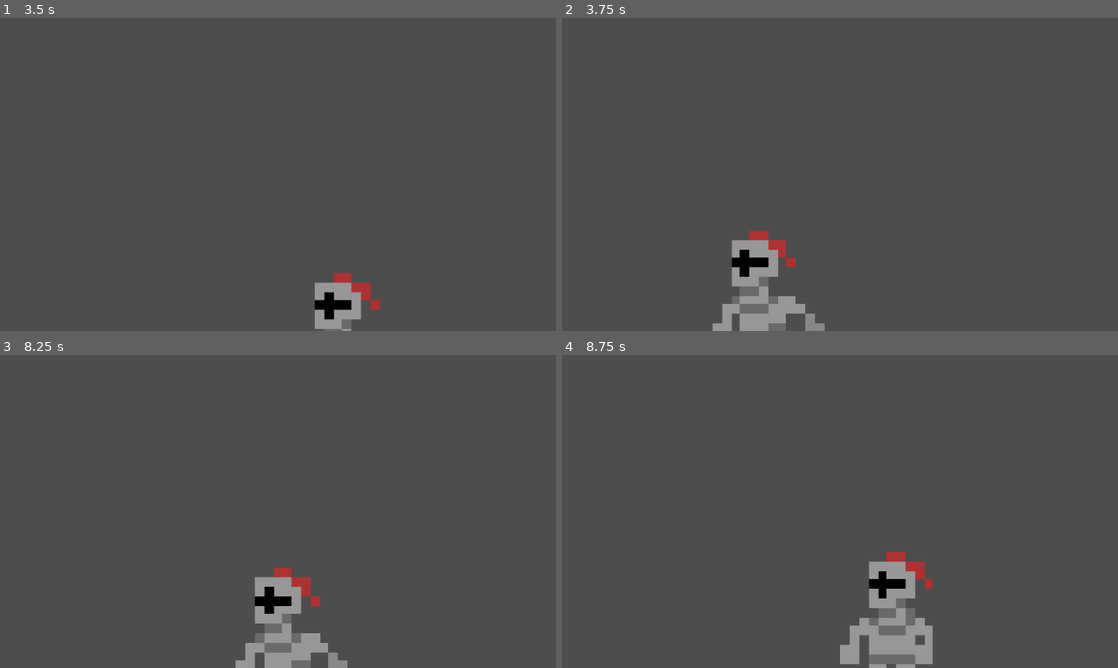
Above: before the commit, frames 1-4 (two rows, left to right).
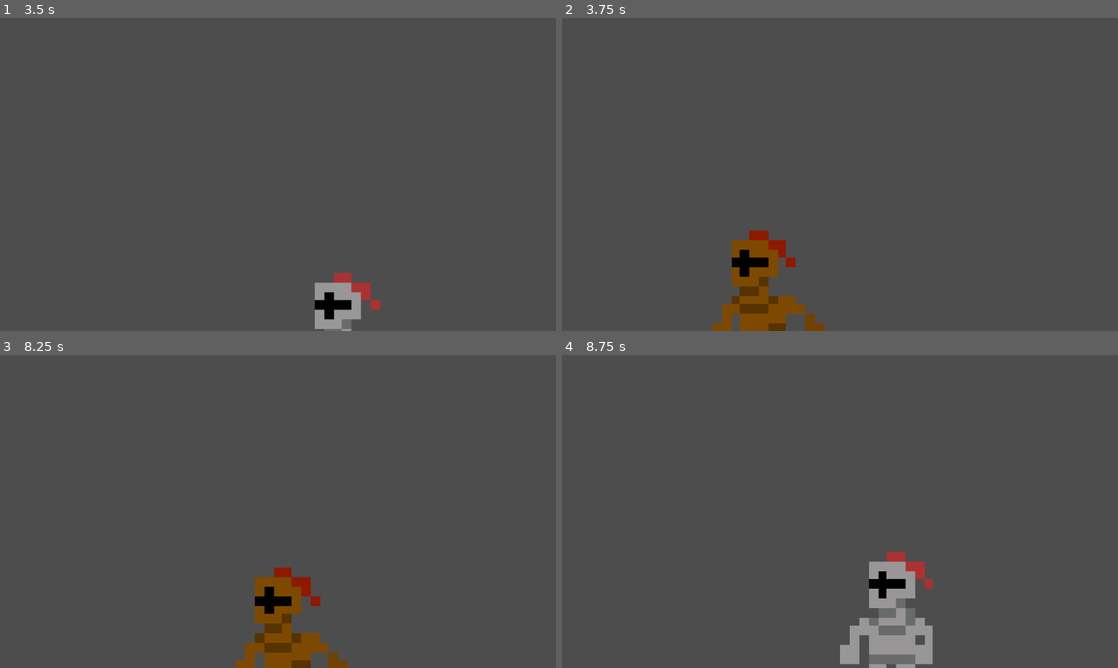
Above: after the commit, the same moments.

Repository: Owen-Harper25/Hollow-Clone
Game: Godot game, scene res://Scenes/main.tscn
The game is run twice, just before and just after one commit, with the same random seed, the same clock (stepped at 60 frames per second) and the same inputs. This scene is started directly instead of the project's main scene.
Inputs (mouse positions are in pixels of both pictures, inside the frame that each line leads up to):
- Up to frame 1 (3.5 s): move the mouse to (250, 237) at 0.52 s; hold D (right) 0.53-2.03 s; click (250, 237) at 0.6 s; tap W (jump) at 0.77, 1.52, 3.02 s; move the mouse to (444, 221) at 1.27 s; tap Space (dash) at 1.35 s; move the mouse to (111, 127) at 2.02 s; hold A (left) from 2.03 s (still down); tap Shift (sprint) at 2.1 s; move the mouse to (305, 174) at 2.77 s; click (305, 174) at 2.85 s
- Up to frame 2 (3.75 s): keep holding A (left); move the mouse to (756, 96) at 3.52 s; tap Space (dash) at 3.6 s
- Up to frame 3 (8.25 s): tap W (jump) at 3.77, 4.52, 6.02, 6.77, 7.52 s; move the mouse to (400, 495) at 4.27 s; release A (left) at 4.28 s; hold D (right) 4.28-8.03 s; tap Shift (sprint) at 4.35, 6.6 s; move the mouse to (166, 527) at 5.02 s; click (166, 527) at 5.1 s; move the mouse to (333, 442) at 5.77 s; tap Space (dash) at 5.85, 8.1 s; move the mouse to (250, 574) at 6.52 s; move the mouse to (444, 558) at 7.27 s; click (444, 558) at 7.35 s; move the mouse to (111, 464) at 8.02 s; hold A (left) from 8.03 s (still down)
- Up to frame 4 (8.75 s): keep holding A (left)

Frame 1 is identical in both runs. In frame 2, 2.8% of the frame differs, in the area x 27-48%, y 68-100%; in frame 3, 2.8%, in the area x 42-63%, y 68-100%; in frame 4, nothing differs.

Commit message:
Added colour when dashing

Diff:
--- a/Scenes/player.tscn
+++ b/Scenes/player.tscn
@@ -22,6 +22,18 @@
 "update": 1,
 "values": [5]
 }
+tracks/1/type = "value"
+tracks/1/imported = false
+tracks/1/enabled = true
+tracks/1/path = NodePath("Sprite2D:modulate")
+tracks/1/interp = 1
+tracks/1/loop_wrap = true
+tracks/1/keys = {
+"times": PackedFloat32Array(0),
+"transitions": PackedFloat32Array(1),
+"update": 0,
+"values": [Color(1, 1, 1, 1)]
+}
 
 [sub_resource type="Animation" id="Animation_hqtel"]
 resource_name = "Idle"
@@ -66,6 +78,18 @@
 "transitions": PackedFloat32Array(1),
 "update": 1,
 "values": [0]
+}
+tracks/1/type = "value"
+tracks/1/imported = false
+tracks/1/enabled = true
+tracks/1/path = NodePath("Sprite2D:modulate")
+tracks/1/interp = 1
+tracks/1/loop_wrap = true
+tracks/1/keys = {
+"times": PackedFloat32Array(0),
+"transitions": PackedFloat32Array(1),
+"update": 0,
+"values": [Color(1, 1, 1, 1)]
 }
 
 [sub_resource type="Animation" id="Animation_1jxqw"]
@@ -98,6 +122,18 @@
 "update": 1,
 "values": [2, 3, 4, 3]
 }
+tracks/1/type = "value"
+tracks/1/imported = false
+tracks/1/enabled = true
+tracks/1/path = NodePath("Sprite2D:modulate")
+tracks/1/interp = 1
+tracks/1/loop_wrap = true
+tracks/1/keys = {
+"times": PackedFloat32Array(0),
+"transitions": PackedFloat32Array(1),
+"update": 0,
+"values": [Color(1, 1, 1, 1)]
+}
 
 [sub_resource type="Animation" id="Animation_6t5aa"]
 resource_name = "dash"
@@ -112,6 +148,18 @@
 "transitions": PackedFloat32Array(1),
 "update": 1,
 "values": [5]
+}
+tracks/1/type = "value"
+tracks/1/imported = false
+tracks/1/enabled = true
+tracks/1/path = NodePath("Sprite2D:modulate")
+tracks/1/interp = 1
+tracks/1/loop_wrap = true
+tracks/1/keys = {
+"times": PackedFloat32Array(0, 1),
+"transitions": PackedFloat32Array(1, 1),
+"update": 0,
+"values": [Color(0.82382995, 0.4832769, 9.62615e-07, 1), Color(0.82382995, 0.4832769, 9.62615e-07, 1)]
 }
 
 [sub_resource type="AnimationLibrary" id="AnimationLibrary_hqtel"]
